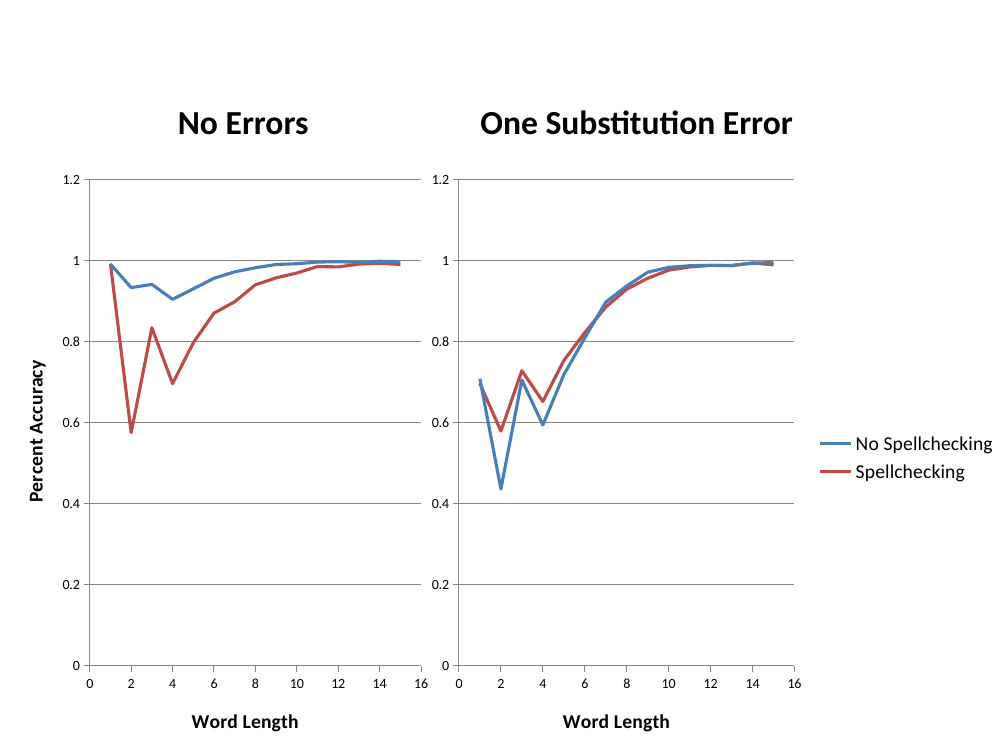
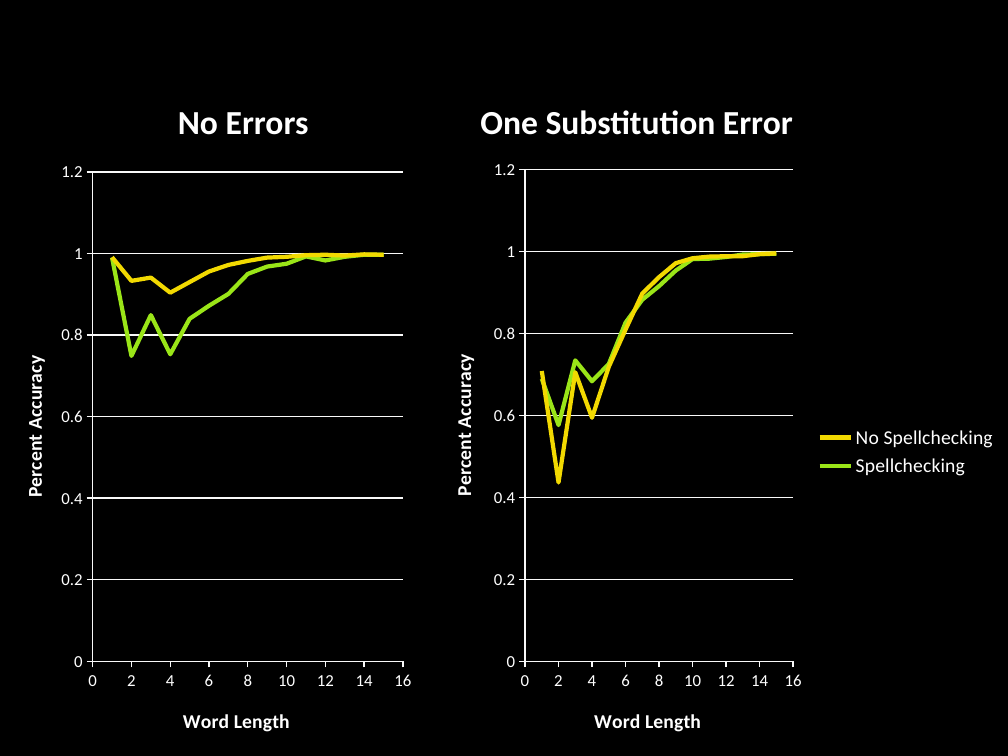
Before and after one commit to katzdave/Handwriting-Recognition, a slide deck: slide 16 of nlppres.pptx. Drawn at 1008x756 pixels with LibreOffice and Linux fonts; fonts in the diff are those of the drawing; background and template pictures are left out. Boxes give left, top, right and bottom in pixels: in the first picture for what was removed or moved away, otherwise in the second. Text is boxed around its words. In the diff, an @@ line names an element or a change of style, - is before the commit and + after.

```diff
--- a/nlppres.pptx
+++ b/nlppres.pptx
@@ background #FFFFFF to picture (left out) @@
@@ text "No Errors" at box(178, 112, 309, 135): text colour #000000 to #FFFFFF @@
@@ text "One Substitution Error" at box(480, 110, 793, 135): text colour #000000 to #FFFFFF @@
@@ scatter lines chart at box(428, 147, 1008, 756) @@
@@ colour of No Spellchecking #4F81BD to #F2D908 @@
-Spellchecking: (1, 0.7), (2, 0.58), (3, 0.73), (4, 0.65), (5, 0.75), (6, 0.82), (7, 0.89), (8, 0.93), (9, 0.96), (10, 0.98), (11, 0.98), (12, 0.99), (13, 0.99), (14, 0.99), (15, 0.99)
+Spellchecking: (1, 0.69), (2, 0.58), (3, 0.73), (4, 0.68), (5, 0.72), (6, 0.83), (7, 0.88), (8, 0.92), (9, 0.95), (10, 0.98), (11, 0.98), (12, 0.99), (13, 0.99), (14, 0.99), (15, 0.99)
@@ colour of Spellchecking #C0504D to #9DE61E @@
@@ value axis title "" to "Percent Accuracy" @@
@@ category axis changed @@
@@ value axis changed @@
@@ lettering changed @@
@@ scatter lines chart: place and size @@
-scatter lines chart at box(420, 159, 1008, 756)
+scatter lines chart at box(428, 147, 1008, 756)
@@ scatter lines chart at box(0, 150, 419, 756) @@
@@ colour of Series 1 #4F81BD to #F2D908 @@
-Series 2: (1, 0.99), (2, 0.57), (3, 0.83), (4, 0.7), (5, 0.8), (6, 0.87), (7, 0.9), (8, 0.94), (9, 0.96), (10, 0.97), (11, 0.98), (12, 0.98), (13, 0.99), (14, 0.99), (15, 0.99)
+Series 2: (1, 0.99), (2, 0.75), (3, 0.85), (4, 0.75), (5, 0.84), (6, 0.87), (7, 0.9), (8, 0.95), (9, 0.97), (10, 0.97), (11, 0.99), (12, 0.98), (13, 0.99), (14, 1), (15, 1)
@@ colour of Series 2 #C0504D to #9DE61E @@
@@ category axis changed @@
@@ value axis changed @@
@@ lettering changed @@
@@ scatter lines chart: place and size @@
-scatter lines chart at box(0, 159, 436, 756)
+scatter lines chart at box(0, 150, 419, 756)
```
Also in this commit, not shown: 16 other slides changed, 1 slide added, 3 other files.
